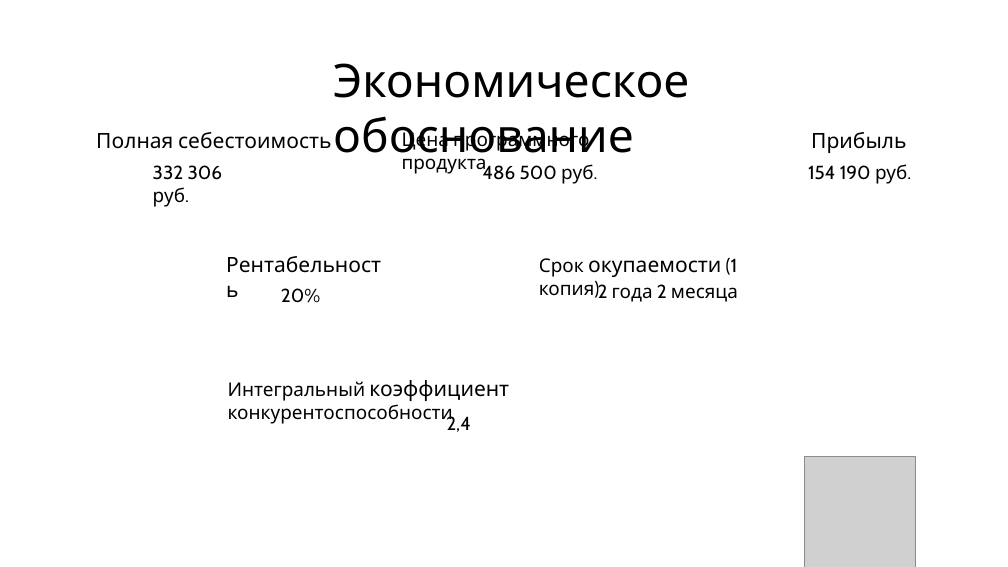
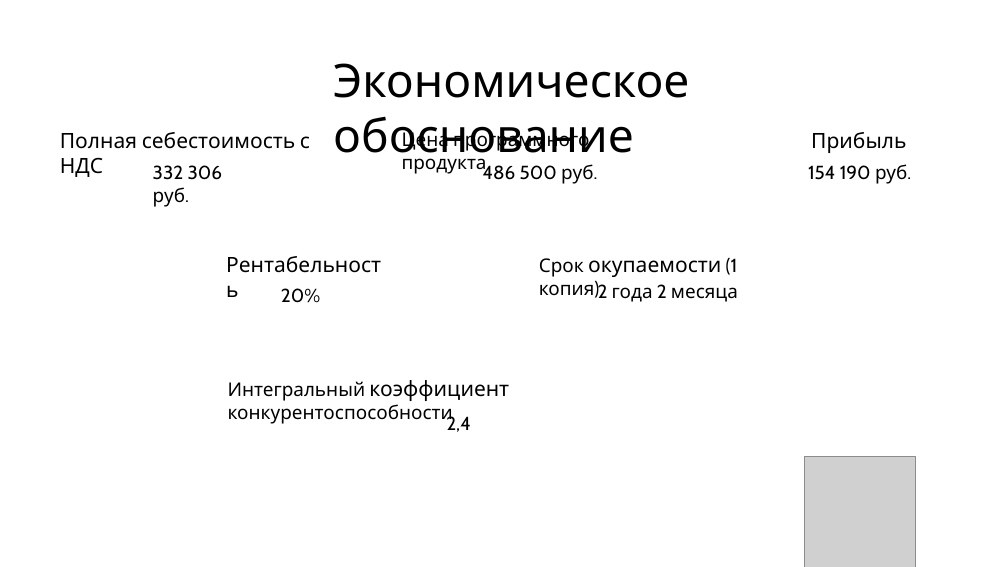
Before and after one commit to Danildanil228/diplomfiles, a slide deck: slide 26 of Презентация.pptx (slide 25 before the commit). Drawn at 1008x567 pixels with LibreOffice and Linux fonts; fonts in the diff are those of the drawing; grey boxes stand for pictures; background and template pictures are left out. Boxes give left, top, right and bottom in pixels: in the first picture for what was removed or moved away, otherwise in the second. Text is boxed around its words. In the diff, an @@ line names an element or a change of style, - is before the commit and + after.

```diff
--- a/Презентация.pptx
+++ b/Презентация.pptx
@@ text at [60,132,310,177]: text changed @@
-Полная себестоимость
+Полная себестоимость с НДС
```
Also in this commit, not shown: 6 other slides changed, 2 slides added, 2 slides removed.
